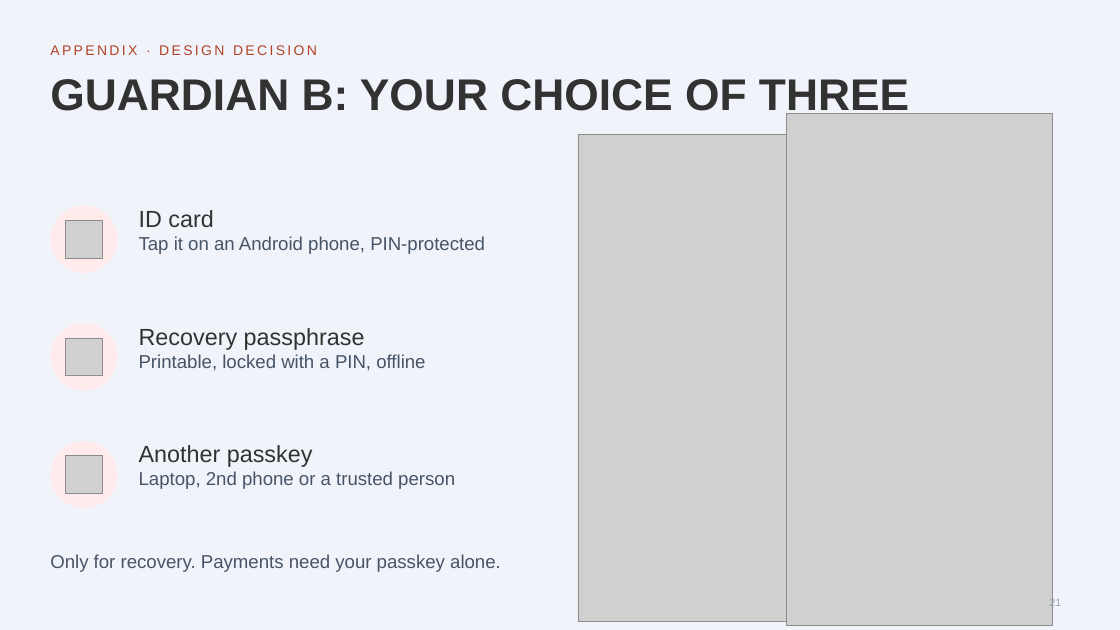
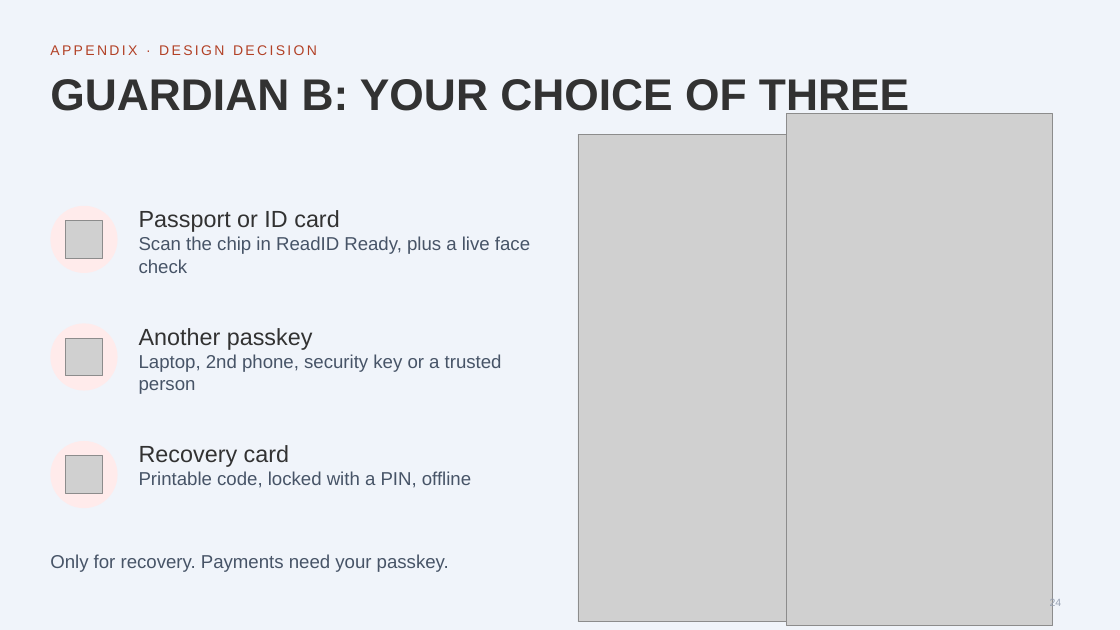
Before and after one commit to HugoPaj/BSA_Hackathon_HA, a slide deck: slide 24 of docs/deck/swissquote-wallet-pitch.pptx (slide 21 before the commit). Drawn at 1120x630 pixels with LibreOffice and Linux fonts; fonts in the diff are those of the drawing; grey boxes stand for pictures; background and template pictures are left out. Boxes give left, top, right and bottom in pixels: in the first picture for what was removed or moved away, otherwise in the second. Text is boxed around its words. In the diff, an @@ line names an element or a change of style, - is before the commit and + after.

```diff
--- a/docs/deck/swissquote-wallet-pitch.pptx
+++ b/docs/deck/swissquote-wallet-pitch.pptx
@@ text at (139, 210, 530, 273): text changed @@
-ID card
-Tap it on an Android phone, PIN-protected
+Passport or ID card
+Scan the chip in ReadID Ready, plus a live face check
@@ text at (139, 328, 502, 394): text changed @@
-Recovery passphrase
-Printable, locked with a PIN, offline
+Another passkey
+Laptop, 2nd phone, security key or a trusted person
@@ text at (139, 445, 471, 488): text changed @@
-Another passkey
-Laptop, 2nd phone or a trusted person
+Recovery card
+Printable code, locked with a PIN, offline
@@ text at (50, 554, 449, 572): text changed @@
-Only for recovery. Payments need your passkey alone.
+Only for recovery. Payments need your passkey.
@@ page number at (1050, 598, 1062, 609): text changed @@
-21
+24
```
Also in this commit, not shown: 12 other slides changed, 5 slides added, 2 slides removed, 15 other files.
